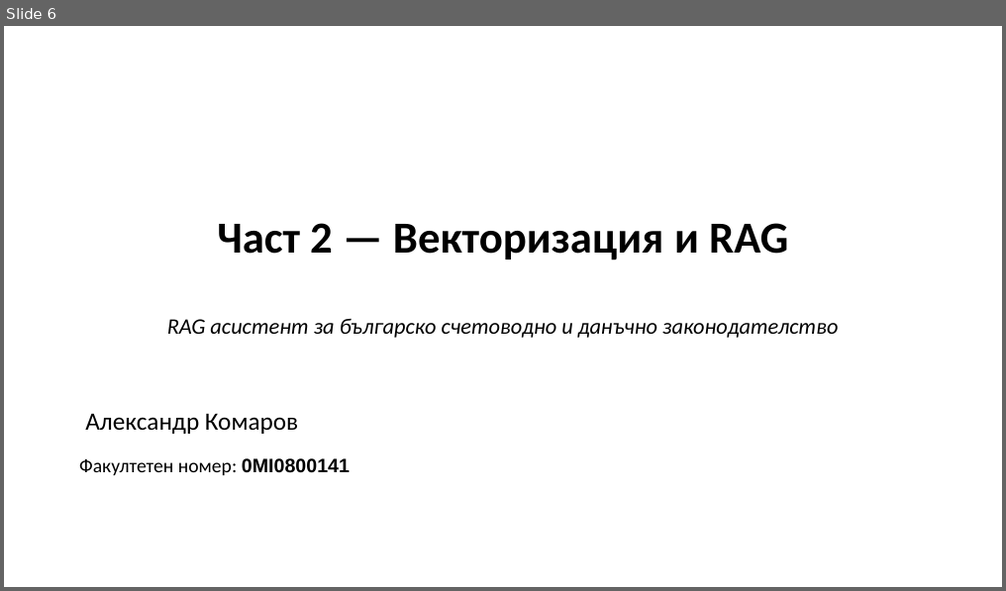
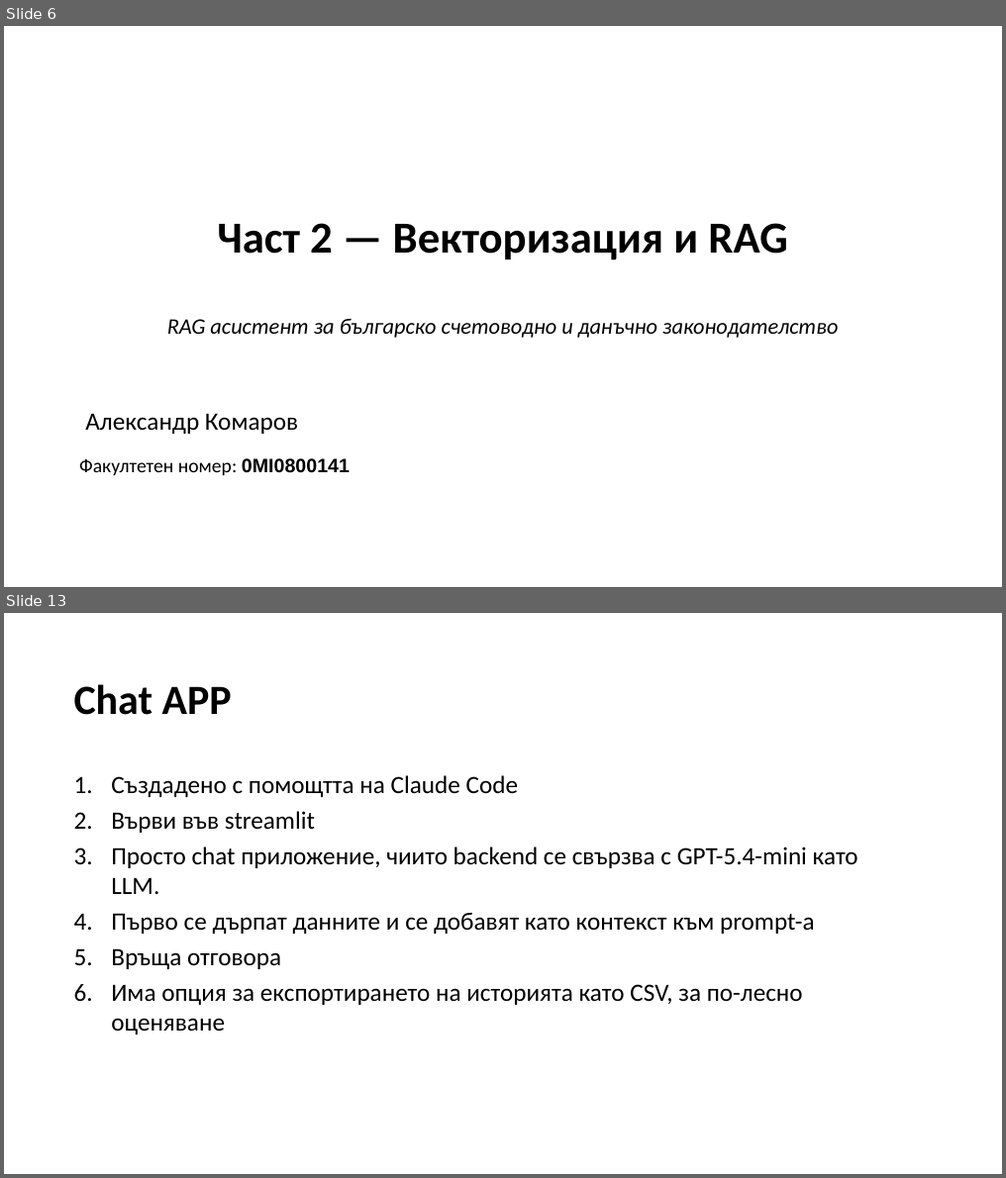
Before and after one commit to LLM-Project-2026/tax_and_accounting_law_RAG, a slide deck: stage_1_presentation_v2.pptx. Shown one above the other, each under a label of ours: slide 6 before the commit, slides 6 and 13 after it; the slides between them are not shown. The pictures are 1006x591 and 1006x1178 pixels, drawn with LibreOffice and Linux fonts; fonts in the diff are those of the drawing. Boxes give left, top, right and bottom in pixels: in the first picture for what was removed or moved away, otherwise in the second. Text is boxed around its words. In the diff, an @@ line names an element or a change of style, - is before the commit and + after.

```diff
--- a/stage_1_presentation_v2.pptx
+++ b/stage_1_presentation_v2.pptx
@@ slide 13 added at box(4, 613, 1002, 1174), background #FFFFFF @@
@@ text added at box(74, 684, 232, 715), 30 pt, text #000000, bold @@
+Chat APP
@@ text added at box(111, 775, 858, 1005), 18 pt, text #000000 @@
+1. Създадено с помощтта нa Claude Code
+2. Върви във streamlit
+3. Просто chat приложение, чиито backend се свързва с GPT-5.4-mini като LLM.
+4. Първо се дърпат данните и се добавят като контекст към prompt-a
+5. Връща отговора
+6. Има опция за експортирането на историята като CSV, за по-лесно оценяване
```
Also in this commit, not shown: 8 slides changed, 3 other slides added, 1 slide removed.
